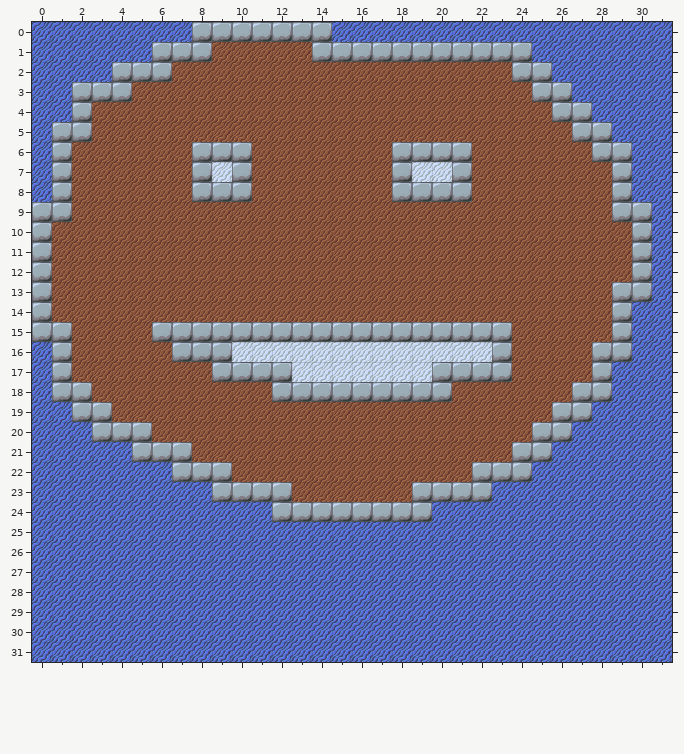
Tiled map, stored at testing.tmx. The first picture shows the starting point.
Cells are 48x48 px. Shown: x 0..31, y 0..31.
The result:
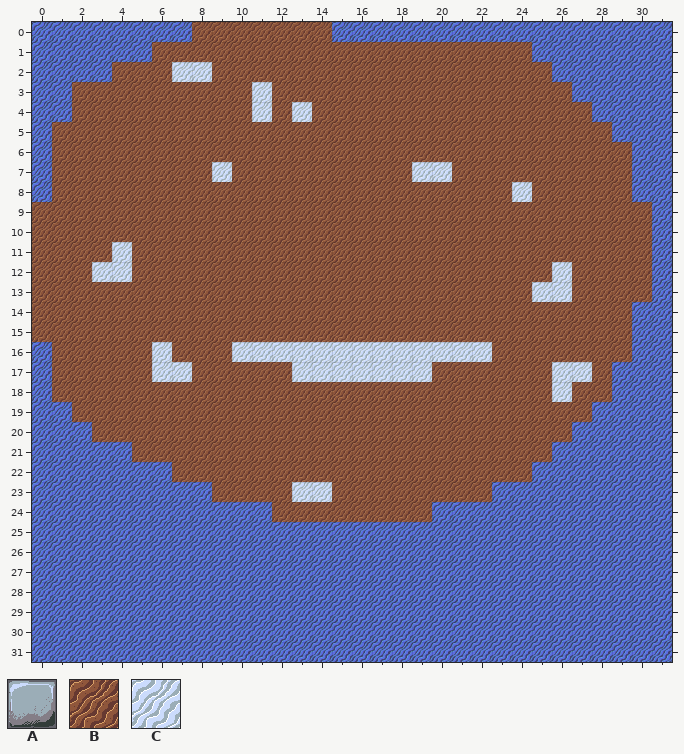
Key: from "tiles": A 0, B 1, C 2.
_ is an empty cell, . an unchanged one.
The commit says: Add some collision detection
Edits made:
--- layer "BG"
@@ x 0..30 @@
- 0 ........_______................
- 1 ......___.....___________......
- 2 ....___BB...............__.....
- 3 ..___......B.............__....
- 4 .._........B.B............__...
- 5 .__........................__..
- 6 ._......___.......____......__.
- 7 ._......_._......._.._......._.
- 8 ._......___.......____..B...._.
- 9 __...........................__
-10 _............................._
-11 _...B........................._
-12 _..BB.....................B..._
-13 _........................BB..__
-14 _............................_.
-15 __....__________________....._.
-16 ._....B___............._....__.
-17 ._....BB.____.......____..BB_..
-18 .__........._________.....B__..
-19 ..__......................__...
-20 ...___...................__....
-21 .....___................__.....
-22 .......___............___......
-23 .........____BB....____........
-24 ............________...........
+ 0 ........BBBBBBB................
+ 1 ......BBB.....BBBBBBBBBBB......
+ 2 ....BBBCC...............BB.....
+ 3 ..BBB......C.............BB....
+ 4 ..B........C.C............BB...
+ 5 .BB........................BB..
+ 6 .B......BBB.......BBBB......BB.
+ 7 .B......B.B.......B..B.......B.
+ 8 .B......BBB.......BBBB..C....B.
+ 9 BB...........................BB
+10 B.............................B
+11 B...C.........................B
+12 B..CC.....................C...B
+13 B........................CC..BB
+14 B............................B.
+15 BB....BBBBBBBBBBBBBBBBBB.....B.
+16 .B....CBBB.............B....BB.
+17 .B....CC.BBBB.......BBBB..CCB..
+18 .BB.........BBBBBBBBB.....CBB..
+19 ..BB......................BB...
+20 ...BBB...................BB....
+21 .....BBB................BB.....
+22 .......BBB............BBB......
+23 .........BBBBCC....BBBB........
+24 ............BBBBBBBB...........
--- layer "Collision" (now hidden)
@@ x 0..30 @@
- 0 ........AAAAAAA................
- 1 ......AAA.....AAAAAAAAAAA......
- 2 ....AAA.................AA.....
- 3 ..AAA....................AA....
- 4 ..A.......................AA...
- 5 .AA........................AA..
- 6 .A......AAA.......AAAA......AA.
- 7 .A......A.A.......A..A.......A.
- 8 .A......AAA.......AAAA.......A.
- 9 AA...........................AA
-10 A.............................A
-11 A.............................A
-12 A.............................A
-13 A............................AA
-14 A............................A.
-15 AA....AAAAAAAAAAAAAAAAAA.....A.
-16 .A.....AAA.............A....AA.
-17 .A.......AAAA.......AAAA....A..
-18 .AA.........AAAAAAAAA......AA..
-19 ..AA......................AA...
-20 ...AAA...................AA....
-21 .....AAA................AA.....
-22 .......AAA............AAA......
-23 .........AAAA......AAAA........
-24 ............AAAAAAAA...........
+ 0 ........_______................
+ 1 ......___.....___________......
+ 2 ....___.................__.....
+ 3 ..___....................__....
+ 4 .._.......................__...
+ 5 .__........................__..
+ 6 ._......___.......____......__.
+ 7 ._......_._......._.._......._.
+ 8 ._......___.......____......._.
+ 9 __...........................__
+10 _............................._
+11 _............................._
+12 _............................._
+13 _............................__
+14 _............................_.
+15 __....__________________....._.
+16 ._.....___............._....__.
+17 ._.......____.......____...._..
+18 .__........._________......__..
+19 ..__......................__...
+20 ...___...................__....
+21 .....___................__.....
+22 .......___............___......
+23 .........____......____........
+24 ............________...........
